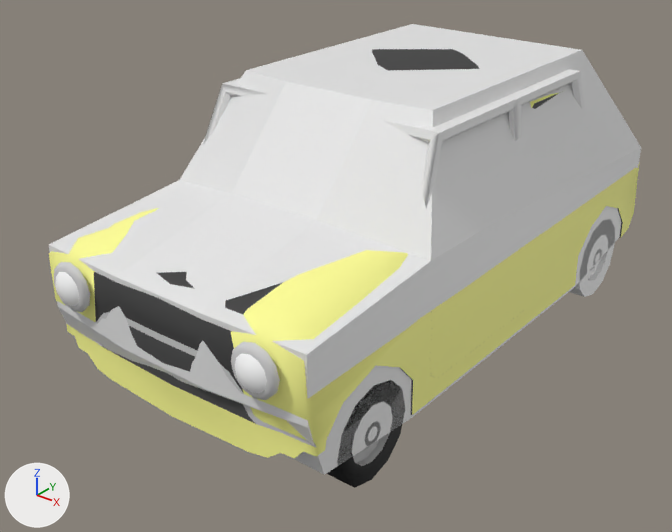
The FBX model unity_project_meu_laranjo/Assets/Modelos/Carros/carros.fbx: old version first, new version second.
The view is the same before and after, from a 50 mm camera at (8.31, -12.06, 8.07) aimed at (-0.2, -1.43, 1.48). The axes (+X, +Y, +Z) are drawn at lower left. The lights are the same throughout. Where no turn or scale is listed for an object, it has been applied to the vertices.

In view in the first picture: 'carroceria_mr_bean', 'carroceria_mr_bean.001', 'carroceria_mr_bean_MESH', 'carroceria_mr_bean_porta_01', 'roda_1', 'roda_3'.
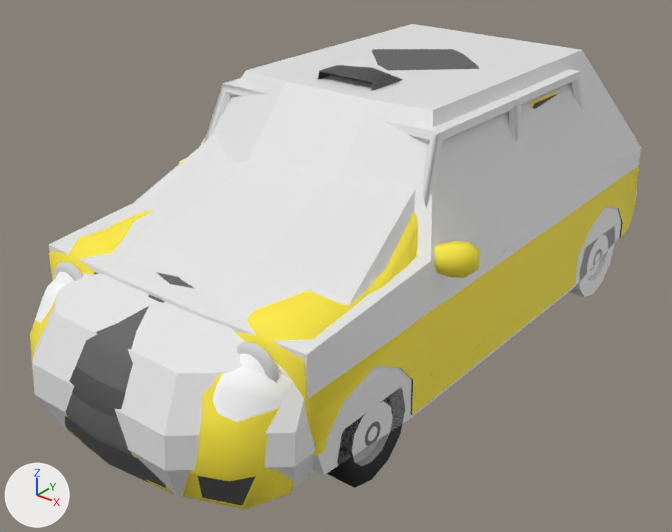
Pixel boxes (x1, y1, x2, y2) of what changed, in the pictures (672 x 532 px):
'carroceria_punto_MESH', added: after (32, 134, 637, 498)
'carroceria_mr_bean', recoloured: (48, 49, 639, 458) in both
'carroceria_punto', added: after (30, 176, 636, 509)
    faces in mat_carro_cor_01 (yellow #ffeb3d): (30, 176, 636, 509)
    faces in mat_carro_cor_02 (dark grey #636363): (66, 306, 149, 482)
    faces in mat_carro_detalhes_01 (dark grey #4e4e4e): (65, 366, 256, 506)
    faces in mat_carro_luz_01 (white #ffffff): (35, 279, 293, 422)
'carroceria_mr_bean_porta_01', recoloured: (430, 233, 543, 378) in both
'carroceria_punto_porta_01', added (yellow): after (408, 226, 508, 278)
'carro_acessorio_respiradouro_teto_', added: after (318, 65, 403, 91)
    faces in mat_carro_detalhes_01 (dark grey #4e4e4e): (318, 65, 403, 91)
'carroceria_punto_porta_02', added: after (178, 158, 186, 165)

What changed in the scene script:
```text
Change mat_carro_cor_01:
    mat_carro_cor_01.base_color: (1.0, 1.0, 0.3) -> (1.0, 0.831, 0.0462)  # yellow #ffff95 -> yellow #ffeb3d
Change mat_carro_cor_02:
    mat_carro_cor_02.base_color: (0.042, 0.042, 0.042) -> (0.124, 0.124, 0.124)  # black #3a3a3a -> dark grey #636363
Add mat_carro_detalhes_00:
    mat_carro_detalhes_00 = principled_material('carro_detalhes_00')
    mat_carro_detalhes_00.base_color = (0.0111, 0.0111, 0.0111)  # black #1b1b1b
    mat_carro_detalhes_00.roughness = 0.69
Add me_cube_037:
    me_cube_037.from_pydata(...)  # 97 vertices, 77 faces; spans x -0.55..0.64, y -0.03..3.23, z -1.33..1.88
    # faces by material slot: [12, 51, 12, 2]
    me_cube_037.materials.append(mat_carro_detalhes_01)  # dark grey #4e4e4e
    me_cube_037.materials.append(mat_carro_cor_01)  # yellow #ffeb3d
    me_cube_037.materials.append(mat_carro_cor_02)  # dark grey #636363
    me_cube_037.materials.append(mat_carro_vidro)  # blue #7cb8ff
Add me_cube_050:
    me_cube_050.from_pydata(...)  # 48 vertices, 46 faces; spans x -2.4..2.4, y -6.46..4.8, z 0.5..4.26
Add me_cube_034:
    me_cube_034.from_pydata(...)  # 97 vertices, 77 faces; spans x -0.64..0.55, y -0.93..2.33, z -1.33..1.88
    # faces by material slot: [12, 51, 12, 2]
    me_cube_034.materials.append(mat_carro_detalhes_01)  # dark grey #4e4e4e
    me_cube_034.materials.append(mat_carro_cor_01)  # yellow #ffeb3d
    me_cube_034.materials.append(mat_carro_cor_02)  # dark grey #636363
    me_cube_034.materials.append(mat_carro_vidro)  # blue #7cb8ff
Add me_cube_045:
    me_cube_045.from_pydata(...)  # 16 vertices, 11 faces; spans x -0.51..0.51, y -0.57..1.01, z -0.04..0.3
    # faces by material slot: [8, 3]
    me_cube_045.materials.append(mat_carro_detalhes_01)  # dark grey #4e4e4e
    me_cube_045.materials.append(mat_carro_detalhes_00)  # black #1b1b1b
Add me_cube_017:
    me_cube_017.from_pydata(...)  # 912 vertices, 723 faces; spans x -2.42..2.42, y -6.52..4.83, z 0.49..4.28
    # faces by material slot: [149, 378, 120, 36, 12, 20, 8]
    me_cube_017.materials.append(mat_carro_detalhes_01)  # dark grey #4e4e4e
    me_cube_017.materials.append(mat_carro_cor_01)  # yellow #ffeb3d
    me_cube_017.materials.append(mat_carro_cor_02)  # dark grey #636363
    me_cube_017.materials.append(mat_carro_vidro)  # blue #7cb8ff
    me_cube_017.materials.append(mat_carro_detalhes_02)  # light grey #d1d1d1
    me_cube_017.materials.append(mat_carro_luz_01)  # white #ffffff
    me_cube_017.materials.append(mat_carro_luz_03)  # red #ff0000
Add ob_carroceria_punto_porta_02:
    ob_carroceria_punto_porta_02 = bpy.data.objects.new('carroceria_punto_porta_02', me_cube_037)
    ob_carroceria_punto_porta_02.location = (-2.3, -3.0, 2.1)
Add ob_carroceria_punto_mesh:
    ob_carroceria_punto_mesh = bpy.data.objects.new('carroceria_punto_MESH', me_cube_050)
    ob_carroceria_punto_mesh.location = (0.0, 0.0, 0.0)
Add ob_carroceria_punto_porta_01:
    ob_carroceria_punto_porta_01 = bpy.data.objects.new('carroceria_punto_porta_01', me_cube_034)
    ob_carroceria_punto_porta_01.location = (2.3, -2.1, 2.1)
Add ob_carro_acessorio_respiradouro_teto:
    ob_carro_acessorio_respiradouro_teto = bpy.data.objects.new('carro_acessorio_respiradouro_teto_', me_cube_045)
    ob_carro_acessorio_respiradouro_teto.location = (0.0, -0.99, 4.32)
Add ob_carroceria_punto:
    ob_carroceria_punto = bpy.data.objects.new('carroceria_punto', me_cube_017)
    ob_carroceria_punto.location = (0.0, 0.0, 0.0)
```
